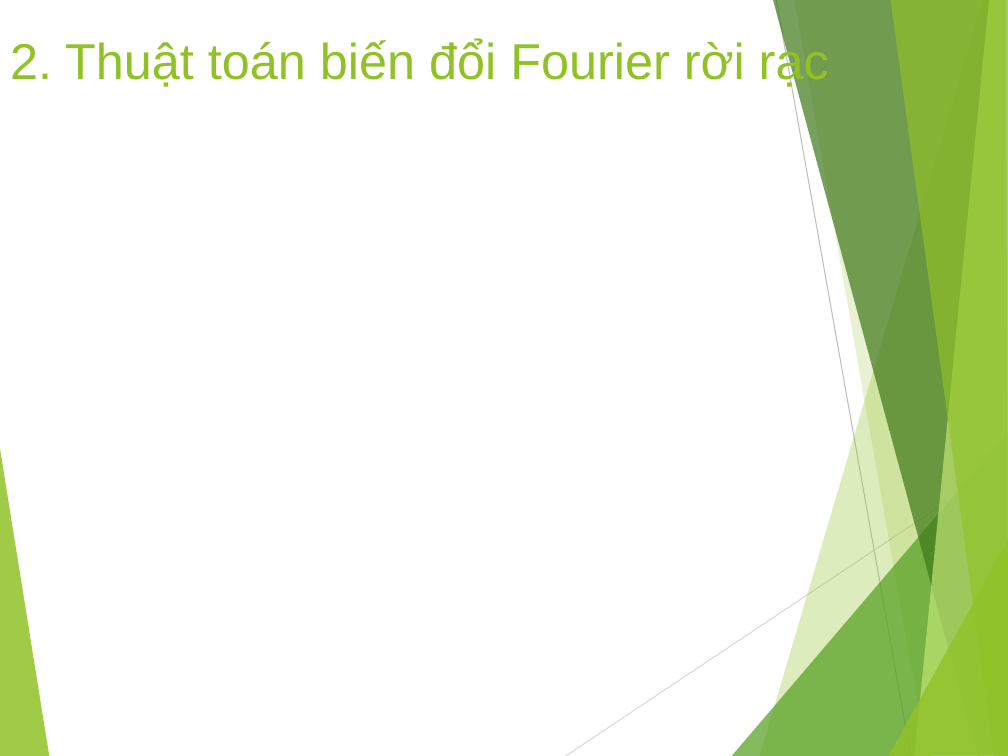
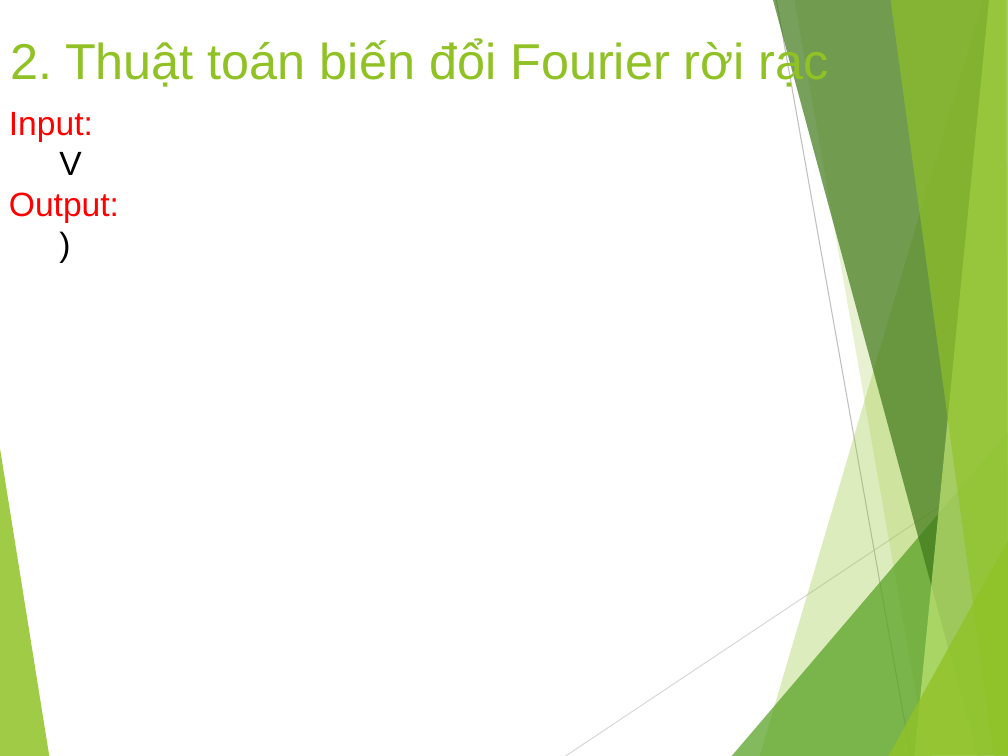
Before and after one commit to nhom-11-xlths/dE_02, a slide deck: slide 6 of SlideBaoCao.pptx. Drawn at 1008x756 pixels with LibreOffice and Linux fonts; fonts in the diff are those of the drawing. Boxes give left, top, right and bottom in pixels: in the first picture for what was removed or moved away, otherwise in the second. Text is boxed around its words. In the diff, an @@ line names an element or a change of style, - is before the commit and + after.

```diff
--- a/SlideBaoCao.pptx
+++ b/SlideBaoCao.pptx
@@ text added at (x1=9, y1=112, x2=119, y2=223), 24 pt, text #FF0000 @@
+Input:
+V
+Output:
+)
```
Also in this commit, not shown: 1 other slide changed, 5 other files.
